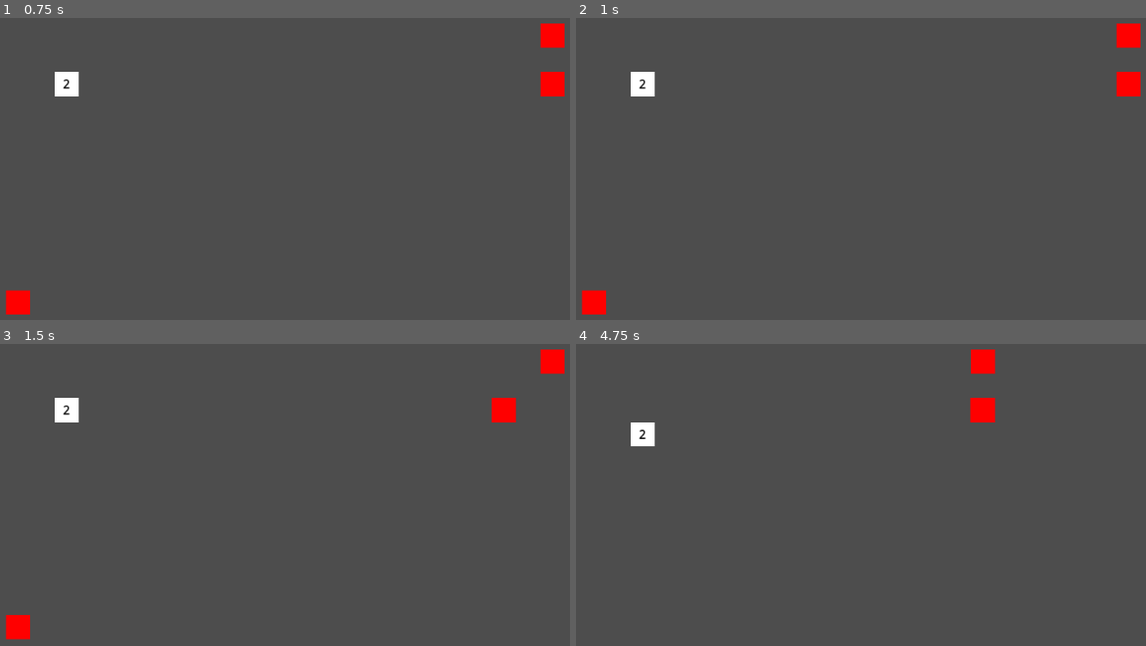
Above: before the commit, frames 1-4 (two rows, left to right).
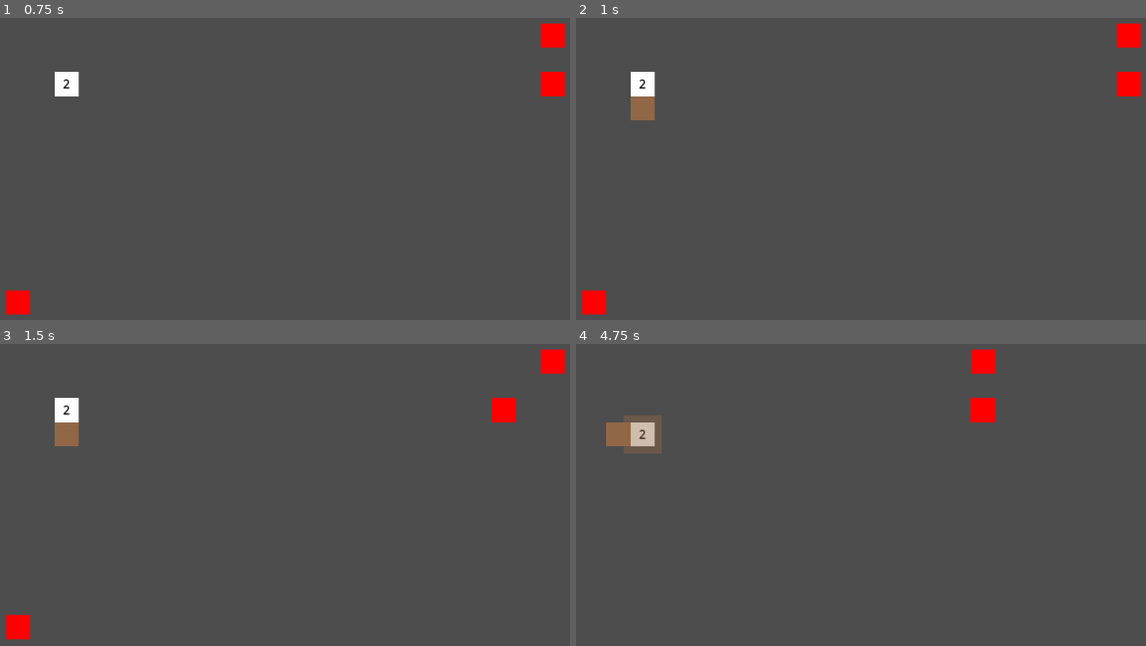
Above: after the commit, the same moments.

Repository: AndreMoukarzel/GMTK-GameJam2022
Game: Godot game, scene res://game_level.tscn
The game is run twice, just before and just after one commit, with the same random seed, the same clock (stepped at 60 frames per second) and the same inputs.
Inputs:
- Up to frame 1 (0.75 s): tap Enter at 0.5 s; hold Up (ui_up) from 0.53 s (still down)
- Up to frame 2 (1 s): keep holding Up (ui_up)
- Up to frame 3 (1.5 s): keep holding Up (ui_up)
- Up to frame 4 (4.75 s): release Up (ui_up) at 2.03 s; hold Left (ui_left) 2.03-3.53 s; hold Down (ui_down) 3.53-4.28 s; hold Right (ui_right) from 4.28 s (still down)

Frame 1 is identical in both runs. In frame 2, 0.3% of the frame differs, in the area x 9-14%, y 25-34%; in frame 3, 0.3%; in frame 4, 1.0%, in the area x 5-16%, y 23-37%.

Commit message:
Adds rock power

Diff:
--- a/dice.gd
+++ b/dice.gd
@@ -11,10 +11,9 @@
 
 @export var FireScn: PackedScene
 @export var IceScn: PackedScene
-@export var EarthScn: PackedScene
-@export var WindScn: PackedScene
+@export var RockScn: PackedScene
+@export var PlantScn: PackedScene
 @export var BoltScn: PackedScene
-#@export var FireScn: PackedScene
 #@export var can_move_to_broken: bool = true
 
 #var sides_broken = [false, false, false, false, false, false]
@@ -114,6 +113,8 @@
 		_fire()
 	elif sides['top'] == 5:
 		_ice()
+	elif sides['top'] == 2:
+		_rock(direction)
 	elif sides['top'] == 1:
 		_bolt()
 	elif sides['top'] == 4:
@@ -122,9 +123,9 @@
 	emit_signal("moved")
 
 
-func damage():
+func damage(value: int=1):
 	#sides_broken[sides['top']]
-	life -= 1
+	life -= value
 	print("Life = ", life)
 
 
@@ -166,6 +167,13 @@
 	Ice.fly_to(enemy, enemy.get_absolute_pos())
 
 
+func _rock(direction: Vector2i) -> void:
+	var Rock = RockScn.instantiate()
+
+	Rock.global_position = (target_pos - direction) * MOV_DIST
+	get_parent().add_child(Rock)
+
+
 func _bolt():
 	var enemy = get_parent().get_closest_enemy(target_pos)
 	var Bolt = BoltScn.instantiate()
--- a/dice.tscn
+++ b/dice.tscn
@@ -1,9 +1,10 @@
-[gd_scene load_steps=6 format=3 uid="uid://18w7rm5rm083"]
+[gd_scene load_steps=7 format=3 uid="uid://18w7rm5rm083"]
 
 [ext_resource type="Script" path="res://dice.gd" id="1_x2wl8"]
 [ext_resource type="PackedScene" uid="uid://ckv3marudby42" path="res://powers/fire.tscn" id="2_0jeea"]
 [ext_resource type="PackedScene" uid="uid://8e00oxt076xk" path="res://powers/ice.tscn" id="3_shpk7"]
 [ext_resource type="PackedScene" uid="uid://dvi12bx5tt4os" path="res://powers/bolt.tscn" id="4_2b3co"]
+[ext_resource type="PackedScene" uid="uid://du5aqdlghke74" path="res://powers/rock.tscn" id="4_hgrp0"]
 
 [sub_resource type="RectangleShape2D" id="RectangleShape2D_t352r"]
 size = Vector2(10, 10)
@@ -12,6 +13,7 @@
 script = ExtResource("1_x2wl8")
 FireScn = ExtResource("2_0jeea")
 IceScn = ExtResource("3_shpk7")
+RockScn = ExtResource("4_hgrp0")
 BoltScn = ExtResource("4_2b3co")
 
 [node name="Polygon2D" type="Polygon2D" parent="."]
--- /dev/null
+++ b/powers/rock.gd
@@ -0,0 +1,20 @@
+extends Node2D
+
+const DIE_TIME: float = .5
+
+
+func _on_area_2d_area_entered(area):
+	var parent = area.get_parent()
+	if parent.has_method("damage"):
+		parent.damage(2)
+		$Area2D.queue_free()
+		_die()
+
+
+func _die():
+	var twn = create_tween().set_trans(Tween.TRANS_QUAD).set_parallel()
+
+	twn.tween_property(self, "scale", Vector2(2, 2), DIE_TIME)
+	twn.tween_property(self, "modulate", Color(1, 1, 1, 0), DIE_TIME)
+	await twn.finished
+	queue_free()
--- /dev/null
+++ b/powers/rock.tscn
@@ -0,0 +1,24 @@
+[gd_scene load_steps=3 format=3 uid="uid://du5aqdlghke74"]
+
+[ext_resource type="Script" path="res://powers/rock.gd" id="1_2r2ep"]
+
+[sub_resource type="RectangleShape2D" id="RectangleShape2D_gqhxo"]
+size = Vector2(10, 10)
+
+[node name="Rock" type="Node2D"]
+z_index = 1
+script = ExtResource("1_2r2ep")
+
+[node name="Polygon2D" type="Polygon2D" parent="."]
+color = Color(0.572549, 0.403922, 0.27451, 1)
+polygon = PackedVector2Array(-16, -16, 16, -16, 16, 16, -16, 16)
+metadata/_edit_lock_ = true
+
+[node name="Area2D" type="Area2D" parent="."]
+collision_layer = 0
+collision_mask = 3
+
+[node name="CollisionShape2D" type="CollisionShape2D" parent="Area2D"]
+shape = SubResource("RectangleShape2D_gqhxo")
+
+[connection signal="area_entered" from="Area2D" to="." method="_on_area_2d_area_entered"]
